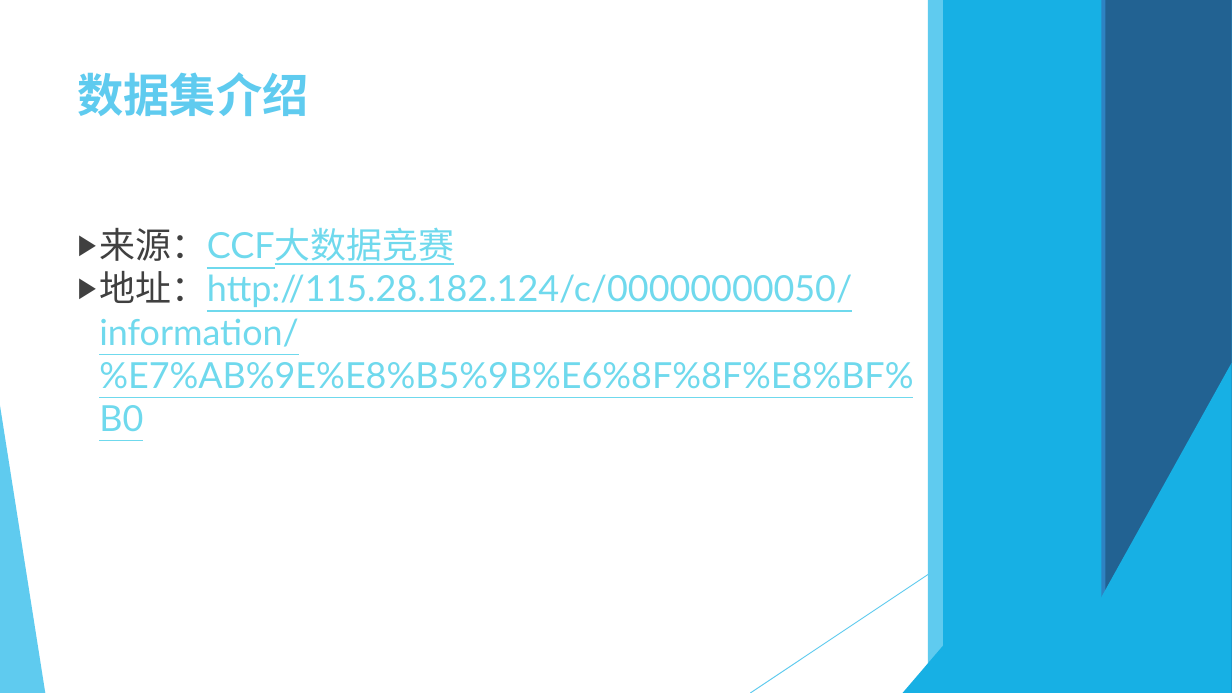
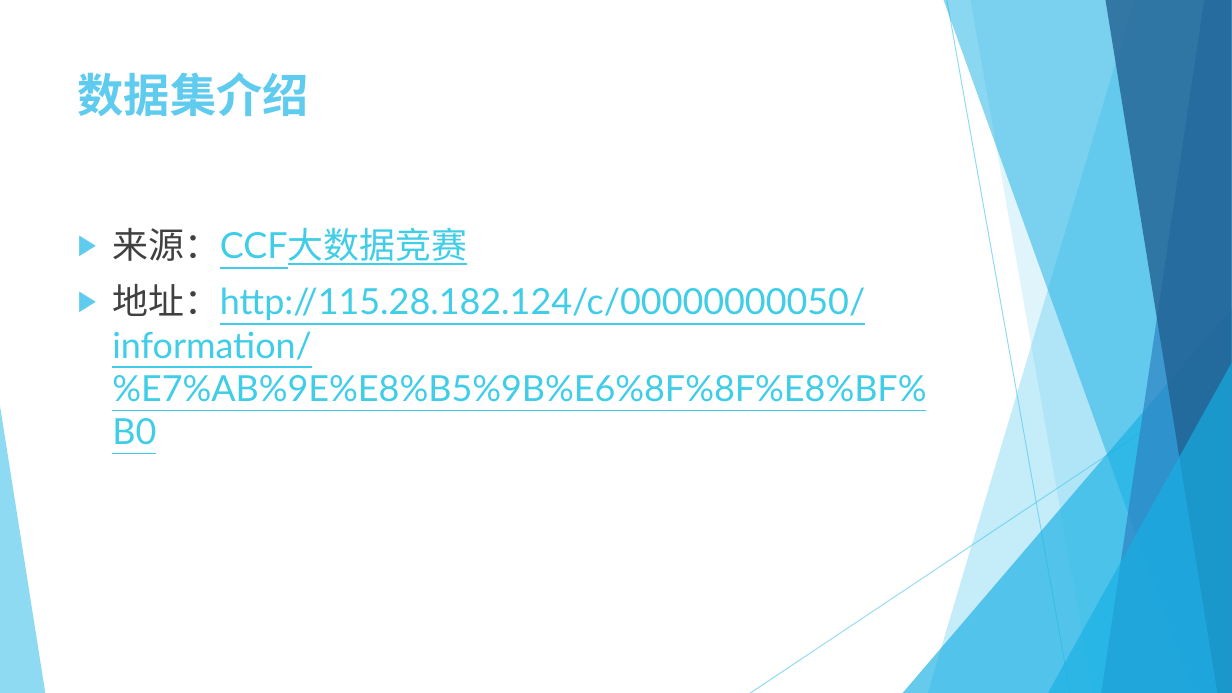
Before and after one commit to hejy12/newsRecommender, a slide deck: slide 12 of 新闻推荐系统.pptx. Drawn at 1232x693 pixels with LibreOffice and Linux fonts; fonts in the diff are those of the drawing. Boxes give left, top, right and bottom in pixels: in the first picture for what was removed or moved away, otherwise in the second. Text is boxed around its words. In the diff, an @@ line names an element or a change of style, - is before the commit and + after.

```diff
--- a/新闻推荐系统.pptx
+++ b/新闻推荐系统.pptx
@@ rectangle removed at [928,0,1232,693] @@
@@ rectangle removed at [944,0,1232,693] @@
@@ line (947, 0) - (1070, 693): stroke #5FCBEF 0.74 pt to #5FCBEF 0.75 pt @@
@@ rectangle removed at [970,0,1232,693] @@
@@ rectangle removed at [1102,0,1232,693] @@
@@ rectangle removed at [1105,0,1232,693] @@
@@ group added at [928,0,1232,693]: 5 freeform shapes @@
@@ text "来源：CCF大数据竞赛" at [112,227,926,445]: text colour #6FD9ED to #3FCDE7; indent changed; more space between paragraphs @@
@@ triangle at [903,308,1232,693]: fill #17B0E4 to #17B0E4 at 66% opacity @@
@@ line (1232, 372) - (750, 693): stroke #5FCBEF 0.74 pt to #5FCBEF 0.75 pt @@
@@ triangle at [1048,363,1232,693]: fill #17B0E4 to #17B0E4 at 66% opacity @@
@@ triangle at [0,406,45,693]: fill #5FCBEF to #5FCBEF at 70% opacity @@
```
Also in this commit, not shown: 21 other slides changed.
